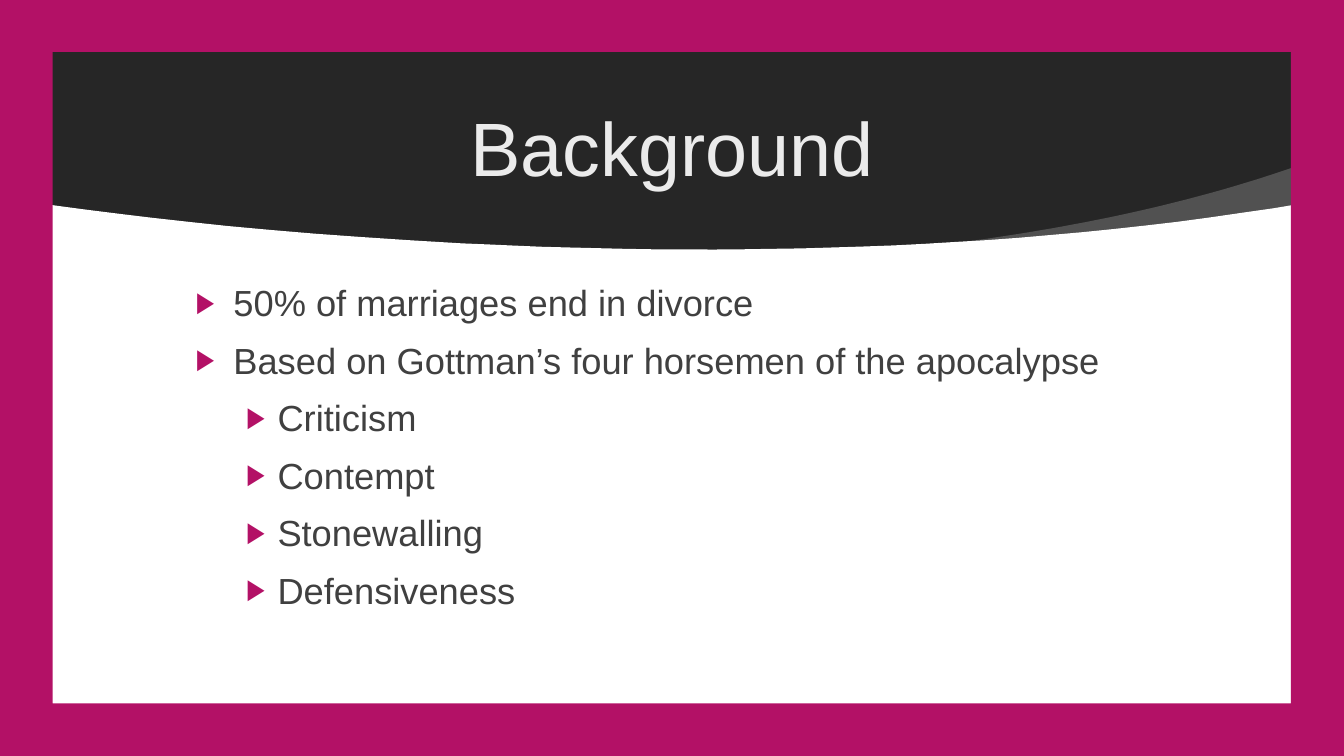
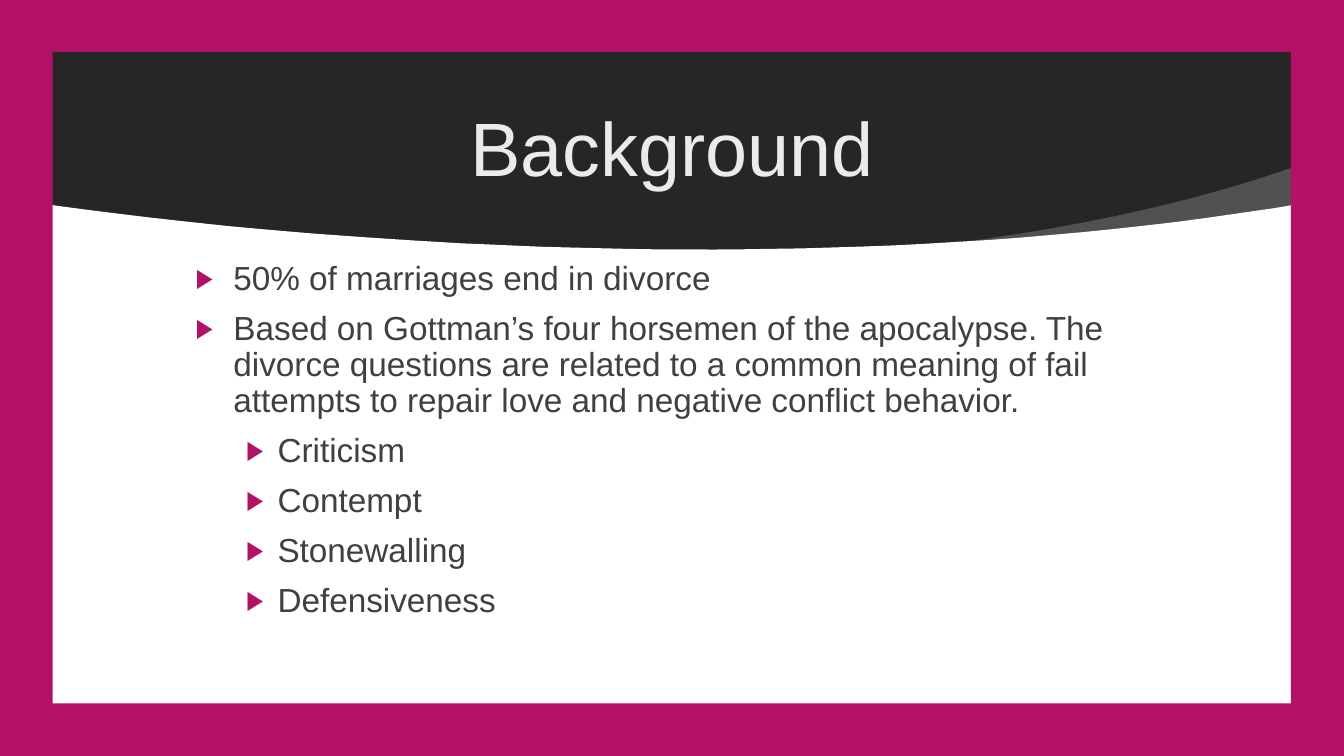
Before and after one commit to Corters22/BeforeYouSayIDoApp, a slide deck: slide 2 of presentation.pptx. Drawn at 1344x756 pixels with LibreOffice and Linux fonts; fonts in the diff are those of the drawing; background and template pictures are left out. Boxes give left, top, right and bottom in pixels: in the first picture for what was removed or moved away, otherwise in the second. Text is boxed around its words. In the diff, an @@ line names an element or a change of style, - is before the commit and + after.

Commit message:
presentation-update

```diff
--- a/presentation.pptx
+++ b/presentation.pptx
@@ text "50% of marriages end in ...": place and size @@
-text "50% of marriages end in ..." at [233, 289, 1099, 605]
+text "50% of marriages end in ..." at [233, 266, 1103, 613]
@@ text at [233, 266, 710, 613]: size 25.9 to 23.8 pt in "50% of marriages end in divorce", "Criticism", "Contempt", "Stonewalling" and 1 more places; line spacing 1 to 0.9 @@
@@ text at [233, 316, 1103, 419]: text changed; size 25.9 to 23.8 pt @@
-▶ Based on Gottman’s four horsemen of the apocalypse
+▶ Based on Gottman’s four horsemen of the apocalypse. The divorce questions are related to a common meaning of fail attempts to repair love and negative conflict behavior.
```
